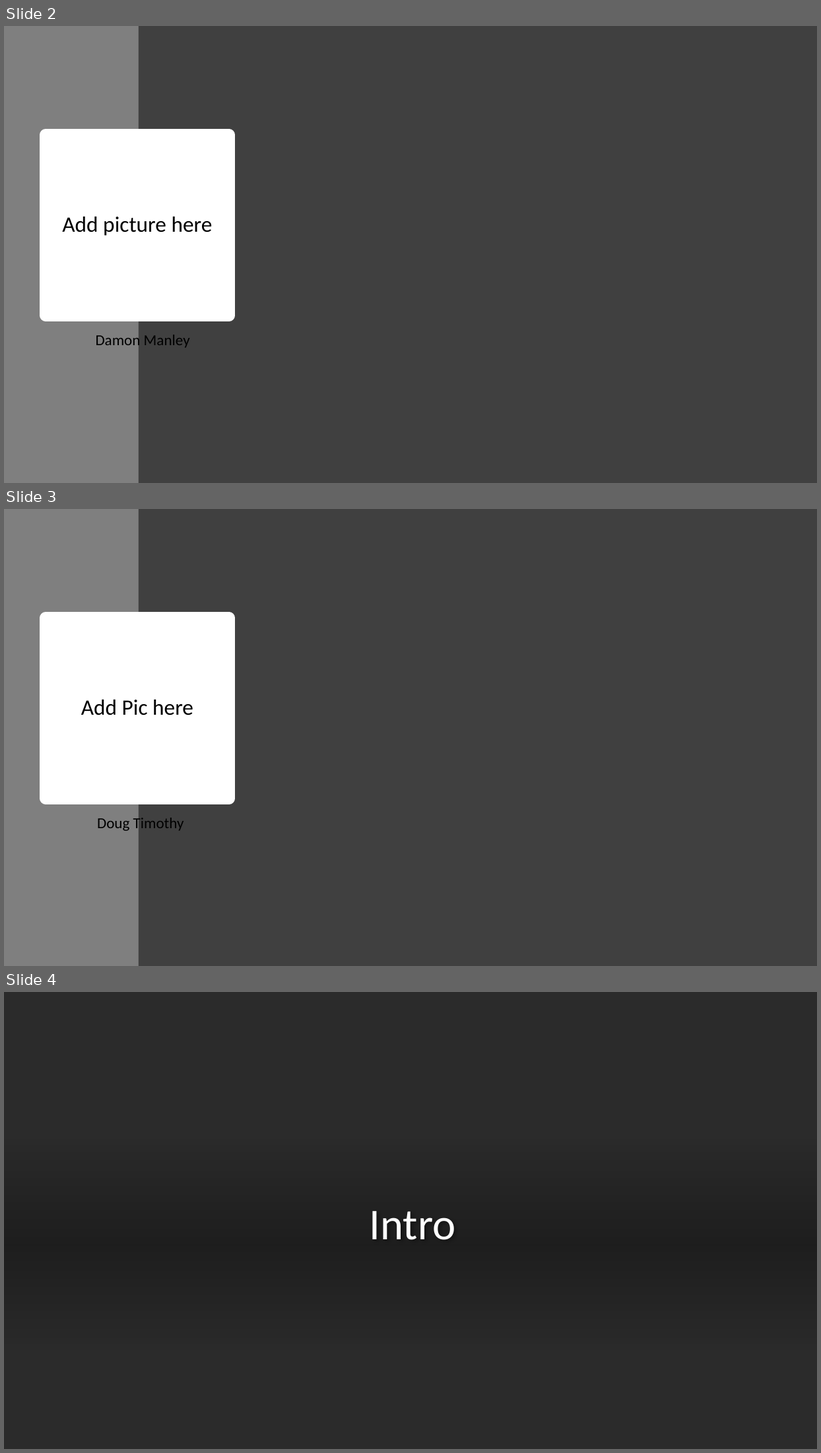
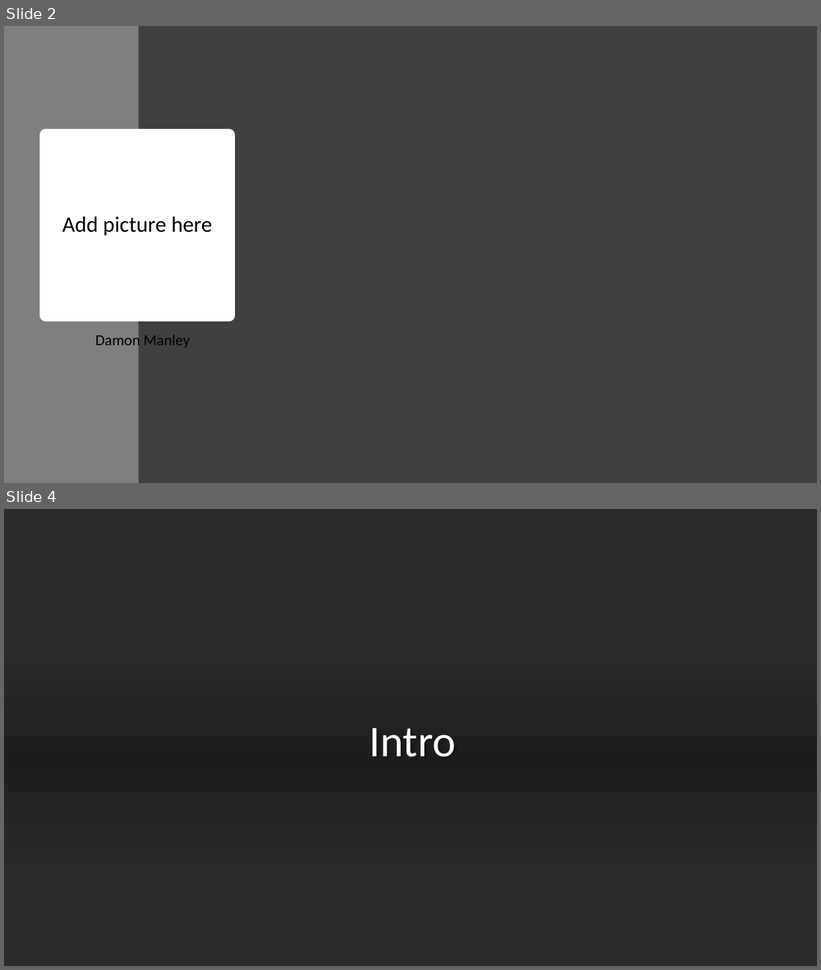
Before and after one commit to East-Coast-Collaboration/Final-Project, a slide deck: Presentation.pptx. Shown one above the other, each under a label of ours: slides 2, 3 and 4 before the commit, slides 2 and 4 after it; the slides between them are not shown. The pictures are 821x1453 and 821x970 pixels, drawn with LibreOffice and Linux fonts; fonts in the diff are those of the drawing; background and template pictures are left out; a plain dark background stands for a picture behind light text. Boxes give left, top, right and bottom in pixels: in the first picture for what was removed or moved away, otherwise in the second. Text is boxed around its words. In the diff, an @@ line names an element or a change of style, - is before the commit and + after.

```diff
--- a/Presentation.pptx
+++ b/Presentation.pptx
@@ slide 3 removed at (x1=4, y1=509, x2=817, y2=966), background #FFFFFF @@
@@ rectangle removed at (x1=4, y1=509, x2=138, y2=966) @@
@@ rectangle removed at (x1=138, y1=509, x2=817, y2=966) @@
@@ title removed at (x1=46, y1=618, x2=229, y2=799) @@
-Add Pic here
@@ text removed at (x1=97, y1=815, x2=184, y2=832) @@
-Doug Timothy
```
Also in this commit, not shown: 1 slide added, 1 other file.
